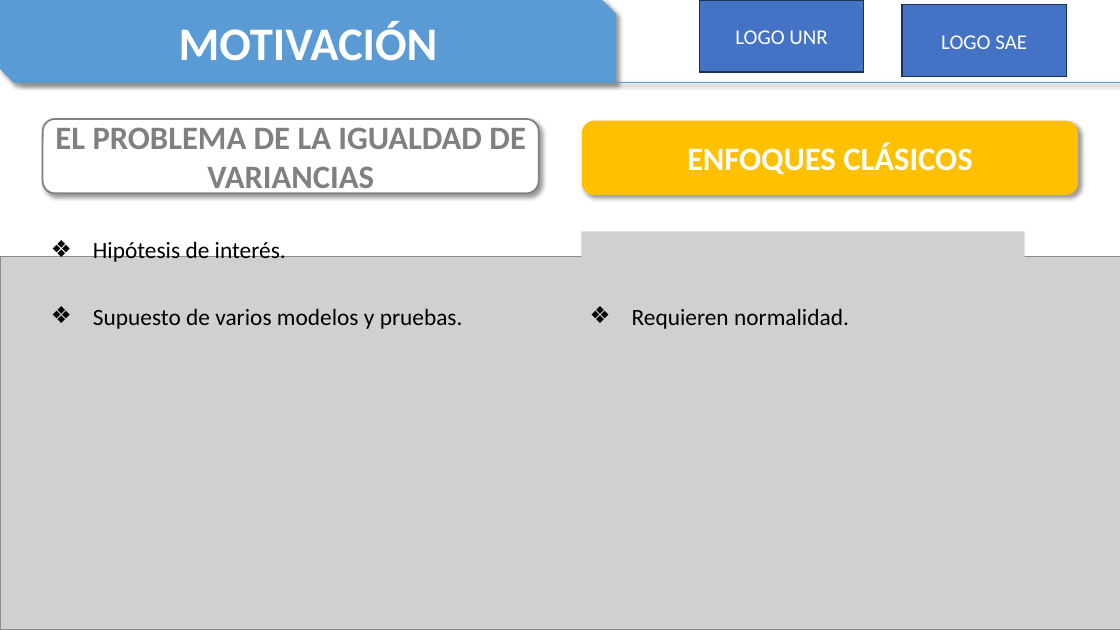
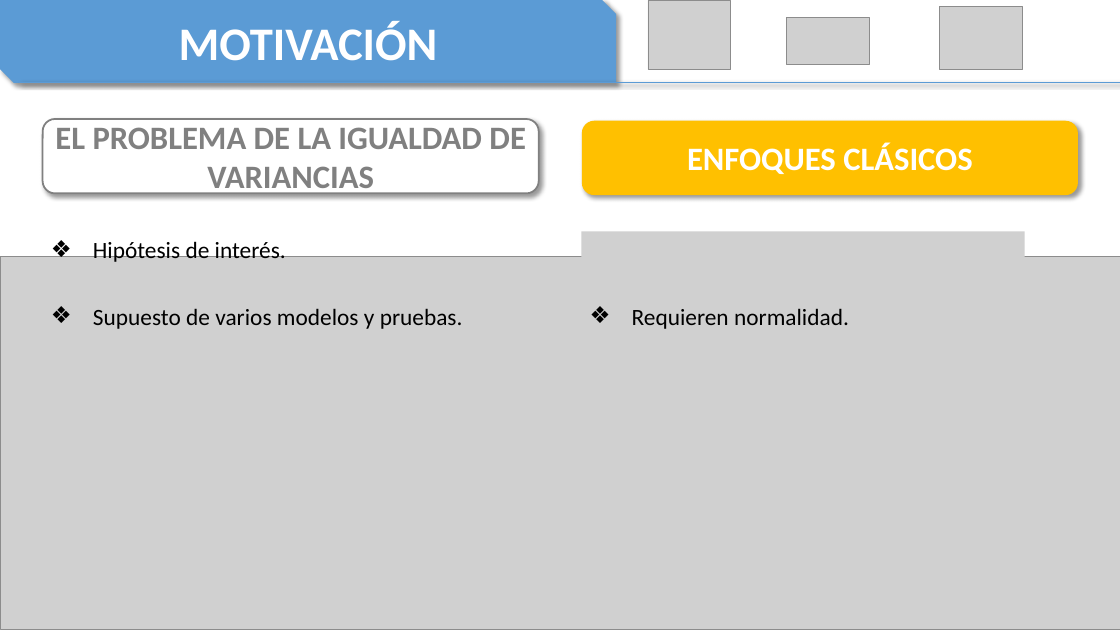
Before and after one commit to TheNaranjero/sae-2026, a slide deck: slide 3 of Presentation1.pptx. Drawn at 1120x630 pixels with LibreOffice and Linux fonts; fonts in the diff are those of the drawing; grey boxes stand for pictures. Boxes give left, top, right and bottom in pixels: in the first picture for what was removed or moved away, otherwise in the second. Text is boxed around its words. In the diff, an @@ line names an element or a change of style, - is before the commit and + after.

```diff
--- a/Presentation1.pptx
+++ b/Presentation1.pptx
@@ picture added at [648, 1, 730, 70] @@
@@ rectangle removed at [700, 0, 865, 72] @@
-LOGO UNR
@@ picture added at [787, 18, 870, 64] @@
@@ rectangle removed at [902, 5, 1067, 77] @@
-LOGO SAE
@@ picture added at [940, 7, 1023, 70] @@
```
Also in this commit, not shown: 1 other slide changed.
